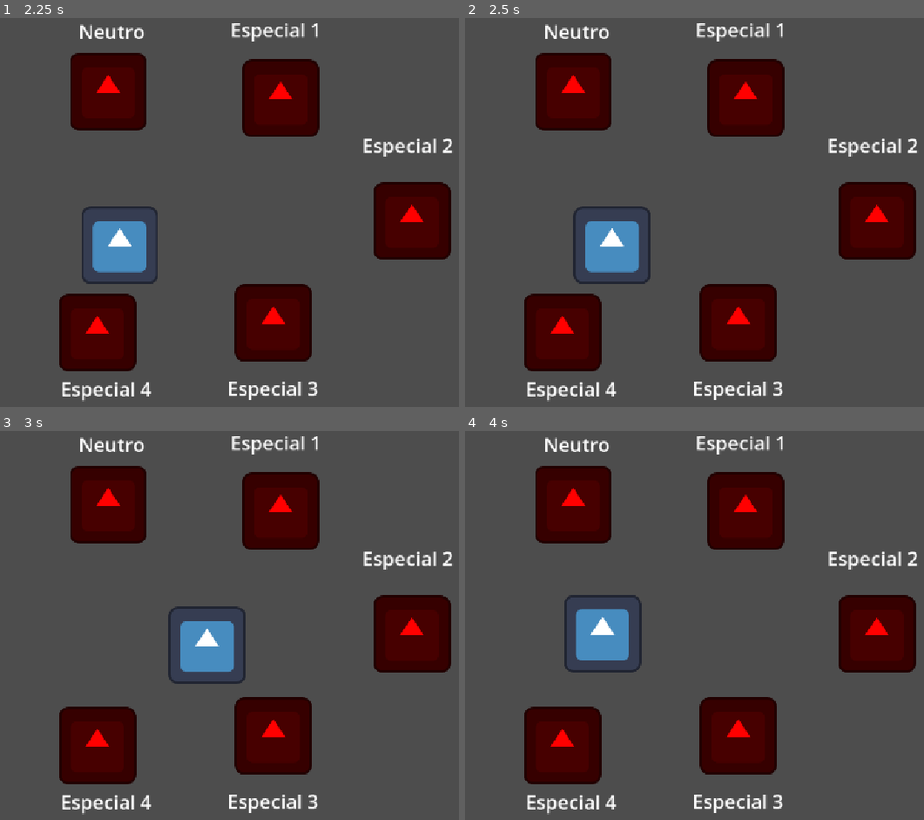
Above: before the commit, frames 1-4 (two rows, left to right).
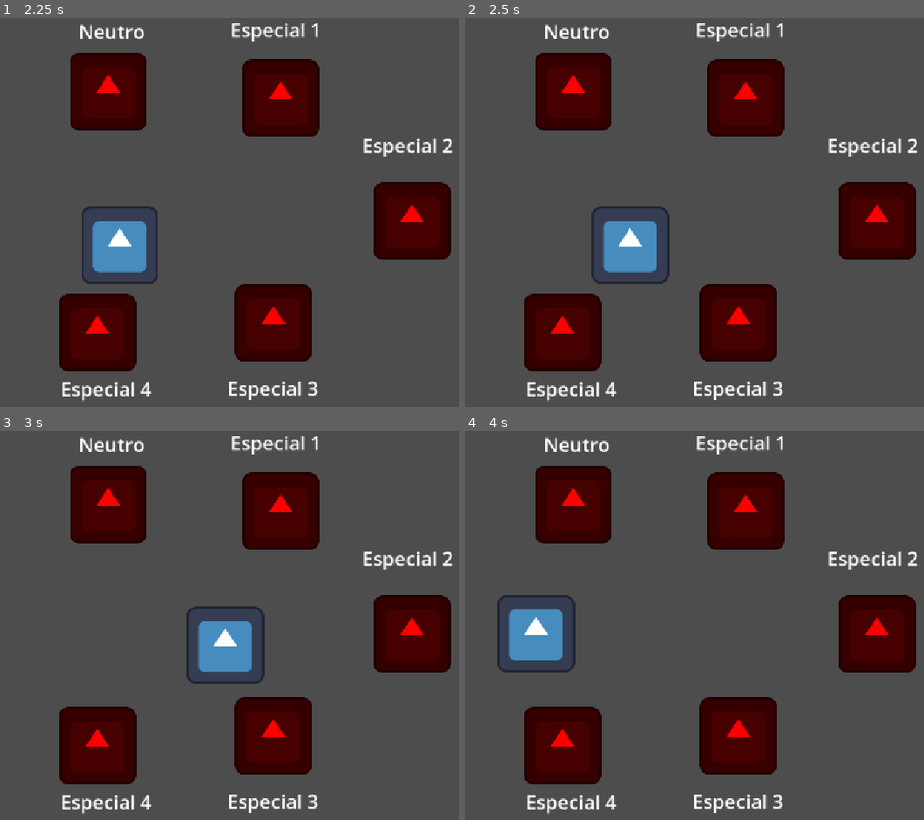
Above: after the commit, the same moments.

Repository: EzekielArleng/FightMonster
Game: Godot game, scene res://main.tscn
The game is run twice, just before and just after one commit, with the same random seed, the same clock (stepped at 60 frames per second) and the same inputs. This scene is started directly instead of the project's main scene. The engine's default icon, where the game draws it, is replaced by a stand-in: a white triangle on a blue panel in a dark square.
Inputs:
- Up to frame 1 (2.25 s): tap Enter at 0.5 s; hold Right (ui_right) 0.53-1.28 s; hold X (Ataque_especial) 0.53-1.28 s; tap Z (Ataque_neutro) at 0.8, 1.35 s; tap Space at 1.25 s; hold Down (ui_down) 1.28-2.03 s; tap Shift (Block_evasao, bound only after the commit) at 1.55 s; hold Right (ui_right) from 2.03 s (still down); hold Shift (Block_evasao, bound only after the commit) from 2.03 s (still down)
- Up to frame 2 (2.5 s): keep holding Right (ui_right); keep holding Shift (Block_evasao, bound only after the commit); tap X (Ataque_especial) at 2.3 s
- Up to frame 3 (3 s): release Right (ui_right) at 2.78 s; release Shift (Block_evasao, bound only after the commit) at 2.78 s; hold Up (ui_up) from 2.78 s (still down); tap X (Ataque_especial) at 2.85 s
- Up to frame 4 (4 s): tap Z (Ataque_neutro) at 3.05 s; tap Enter at 3.5 s; release Up (ui_up) at 3.53 s; hold Left (ui_left) from 3.53 s (still down); hold Z (Ataque_neutro) from 3.53 s (still down); tap Shift (Block_evasao, bound only after the commit) at 3.8 s

Frame 1 is identical in both runs. In frame 2, 1.8% of the frame differs, in the area x 23-45%, y 48-69%; in frame 3, 1.8%; in frame 4, 3.9%, in the area x 7-39%, y 42-63%.

Commit message:
Adição do sistema de block e evasão
Foram adicionados as mecânicas de evesão e block dos jogadores

Diff:
--- a/Personagem/Kaiju_1/kaiju_1.tscn
+++ b/Personagem/Kaiju_1/kaiju_1.tscn
@@ -43,6 +43,7 @@
 tempo_ataque_4 = 1.0
 energia_ataque_1 = 10.0
 energia_ataque_2 = 5.0
+velocidade_evasao = 1500.0
 
 [node name="Sprite2D" type="Sprite2D" parent="." unique_id=1279271685]
 texture = ExtResource("2_sorg4")
--- a/Personagem/Personagem.tscn
+++ b/Personagem/Personagem.tscn
@@ -5,6 +5,7 @@
 
 [node name="Personagem" type="CharacterBody2D" unique_id=2133936195]
 script = ExtResource("1_86afj")
+velocidade_evasao = 1500.0
 
 [node name="GerenciadorEstado" type="Node2D" parent="." unique_id=203663068]
 script = ExtResource("2_kcx2x")
--- a/Personagem/gerenciador_estado.gd
+++ b/Personagem/gerenciador_estado.gd
@@ -6,7 +6,9 @@
 	LIVRE,
 	ATACANDO_NEUTRO,
 	ATACANDO_ESPECIAL,
-	SELECIONANDO_ESPECIAL
+	SELECIONANDO_ESPECIAL,
+	BLOQUEANDO,
+	EVADINDO
 }
 
 
@@ -48,3 +50,17 @@
 	if estado_atual == Tipo.SELECIONANDO_ESPECIAL:
 		estado_atual = Tipo.LIVRE
 		print("Seleção de ataque especial cancelada")
+
+func esta_bloqueando() -> bool:
+	return estado_atual == Tipo.BLOQUEANDO
+
+func iniciar_bloqueio() -> void:
+	if (estado_atual == Tipo.LIVRE):
+		estado_atual = Tipo.BLOQUEANDO
+
+func finalizar_bloqueio() -> void:
+	if (estado_atual == Tipo.BLOQUEANDO):
+		estado_atual = Tipo.LIVRE
+
+func esta_evadindo() -> bool:
+	return estado_atual == Tipo.EVADINDO
--- a/Personagem/personagem.gd
+++ b/Personagem/personagem.gd
@@ -30,28 +30,46 @@
 @export var energia_ataque_3: float
 @export var energia_ataque_4: float
 
+@export_category("Block/Evasão")
+@export var tempo_para_bloquear: float = 0.2
+@export var velocidade_evasao: float = 800.0
+@export var duracao_evasao: float = 0.2
+
+var tempo_botao_defesa: float = 0.0
+var botao_defesa_pressionado: bool = false
+var direcao_evasao: Vector2 = Vector2.ZERO
+
 var input_vector: Vector2 = Vector2.ZERO
 
 var gerenciador_estado: GerenciadorEstado = GerenciadorEstado.new()
 
-func _process(_delta: float) -> void:
+func _process(delta: float) -> void:
+	if (botao_defesa_pressionado):
+		tempo_botao_defesa += delta
+
+		if (tempo_botao_defesa >= tempo_para_bloquear and gerenciador_estado.esta_livre()):
+			gerenciador_estado.iniciar_bloqueio()
+			print("BLOCK iniciado - botão segurado por: ", tempo_botao_defesa)
+
 	input_vector = Vector2.ZERO
 
-	if not gerenciador_estado.esta_livre():
+	if (not gerenciador_estado.esta_livre() and not gerenciador_estado.esta_bloqueando()):
 		return
 
 	var horizontal := Input.get_axis("ui_left", "ui_right")
 	var vertical := Input.get_axis("ui_up", "ui_down")
 
-	if horizontal != 0:
+	if (horizontal != 0):
 		input_vector.x = horizontal
-	elif vertical != 0:
+	elif (vertical != 0):
 		input_vector.y = vertical
 
 
 func _physics_process(_delta: float) -> void:
-	if gerenciador_estado.esta_livre():
+	if (gerenciador_estado.esta_livre() or gerenciador_estado.esta_bloqueando()):
 		movimentar()
+	elif (gerenciador_estado.esta_evadindo()):
+		movimentar_evasao()
 	else:
 		velocity = Vector2.ZERO
 
@@ -63,6 +81,29 @@
 	velocity = velocity.lerp(target_velocity, lerp_smoothness)
 
 func _input(event: InputEvent) -> void:
+
+	# Iniciar bloqueio
+	if event.is_action_pressed("Block_evasao"):
+		if (gerenciador_estado.esta_livre()):
+			botao_defesa_pressionado = true
+			tempo_botao_defesa = 0.0
+			print("Botão de defesa pressionado")
+		return
+
+# Finalizar bloqueio
+	if (event.is_action_released("Block_evasao")):
+		if (botao_defesa_pressionado):
+			botao_defesa_pressionado = false
+			if (gerenciador_estado.esta_bloqueando()):
+				gerenciador_estado.finalizar_bloqueio()
+				print("BLOCK finalizado - tempo total: ", tempo_botao_defesa)
+			else:
+				print("EVASÃO detectada - toque de: ", tempo_botao_defesa)
+				iniciar_evasao()
+
+			tempo_botao_defesa = 0.0
+
+		return
 
 	# Soltar X sem escolher um ataque cancela a seleção
 	if event.is_action_released("Ataque_especial"):
@@ -110,11 +151,17 @@
 	pass
 
 func receber_dano(dano: float) -> void:
+	if (esta_invulneravel()):
+		print("Dano ignorado - personagem invulnerável")
+		return
+
 	if (dano > vida):
 		vida = 0
 	else:
 		vida -= dano
-		print("Dano recebido:", dano)
+
+	print("Dano recebido: ", dano)
+	print("Vida atual: ", vida)
 
 	if (vida <= 0):
 		morrer()
@@ -133,3 +180,36 @@
 		energia = energia_max
 	else:
 		energia += energia_recuperada
+
+func iniciar_evasao() -> void:
+	if (not gerenciador_estado.esta_livre()):
+		return
+
+	if (input_vector == Vector2.ZERO):
+		print("Evasão cancelada: nenhuma direção selecionada")
+		return
+
+	direcao_evasao = input_vector.normalized()
+
+	gerenciador_estado.mudar_estado(
+		GerenciadorEstado.Tipo.EVADINDO
+	)
+
+	print("Evasão iniciada")
+	print("Direção da evasão: ", direcao_evasao)
+
+	await get_tree().create_timer(duracao_evasao).timeout
+
+	if (gerenciador_estado.esta_evadindo()):
+		gerenciador_estado.mudar_estado(
+			GerenciadorEstado.Tipo.LIVRE
+		)
+
+		print("Evasão finalizada")
+
+func movimentar_evasao() -> void:
+	velocity = direcao_evasao * velocidade_evasao
+
+func esta_invulneravel() -> bool:
+	return (
+		gerenciador_estado.esta_bloqueando() or gerenciador_estado.esta_evadindo())
--- a/project.godot
+++ b/project.godot
@@ -37,6 +37,11 @@
 "events": [Object(InputEventKey,"resource_local_to_scene":false,"resource_name":"","device":16,"window_id":0,"alt_press …(190 unchanged characters)…
 ]
 }
+Block_evasao={
+"deadzone": 0.2,
+"events": [Object(InputEventKey,"resource_local_to_scene":false,"resource_name":"","device":-1,"window_id":0,"alt_pressed":false,"shift_pressed":false,"ctrl_pressed":false,"meta_pressed":false,"pressed":false,"keycode":0,"physical_keycode":4194325,"key_label":0,"unicode":0,"location":0,"echo":false,"script":null)
+]
+}
 
 [physics]
 
